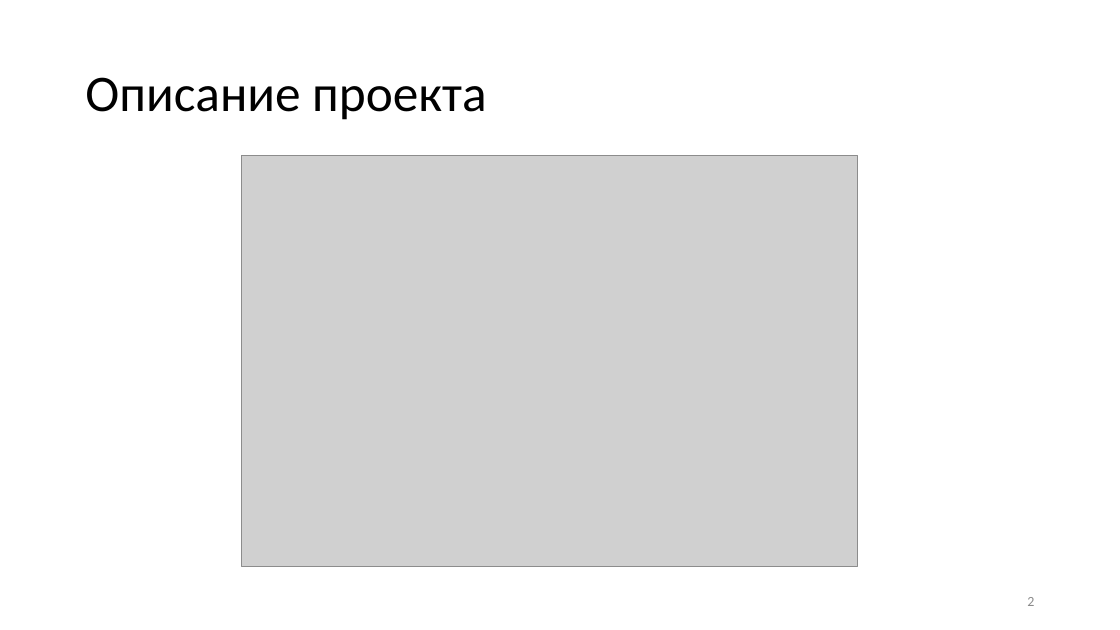
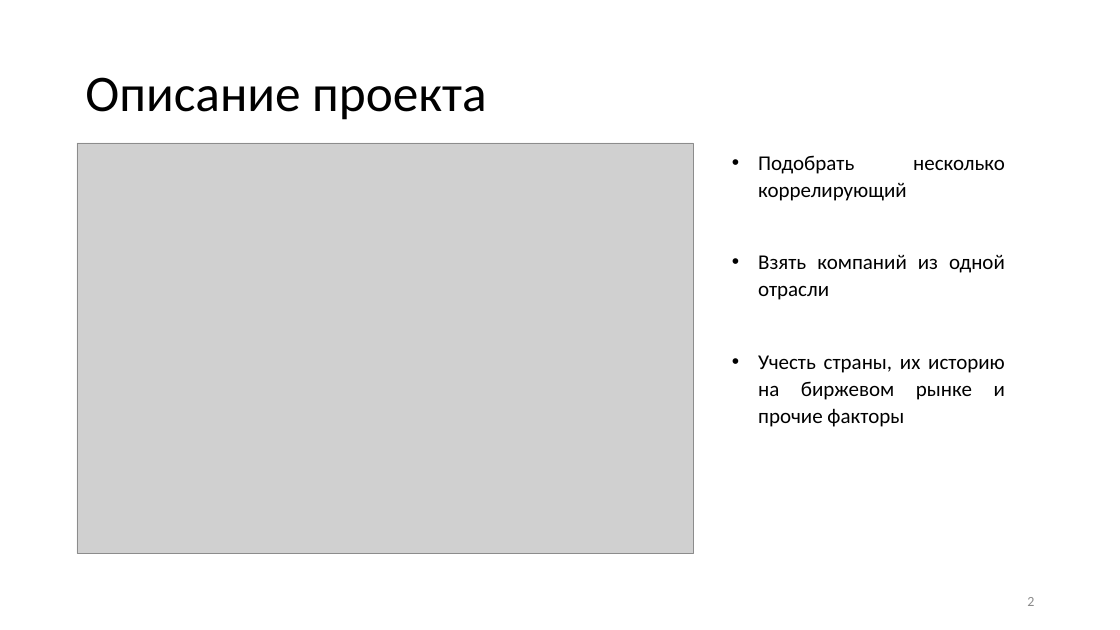
Before and after one commit to garasev/Stockify, a slide deck: slide 2 of docks/def.pptx. Drawn at 1120x630 pixels with LibreOffice and Linux fonts; fonts in the diff are those of the drawing; grey boxes stand for pictures. Boxes give left, top, right and bottom in pixels: in the first picture for what was removed or moved away, otherwise in the second. Text is boxed around its words. In the diff, an @@ line names an element or a change of style, - is before the commit and + after.

```diff
--- a/docks/def.pptx
+++ b/docks/def.pptx
@@ picture moved from (x1=241, y1=155, x2=858, y2=566) to (x1=77, y1=143, x2=694, y2=554) @@
@@ text added at (x1=758, y1=155, x2=1005, y2=427), 18 pt, text #000000 @@
+• Подобрать несколько коррелирующий
+• Взять компаний из одной отрасли
+• Учесть страны, их историю на биржевом рынке и прочие факторы
```
Also in this commit, not shown: 2 other slides changed, 2 other files.
